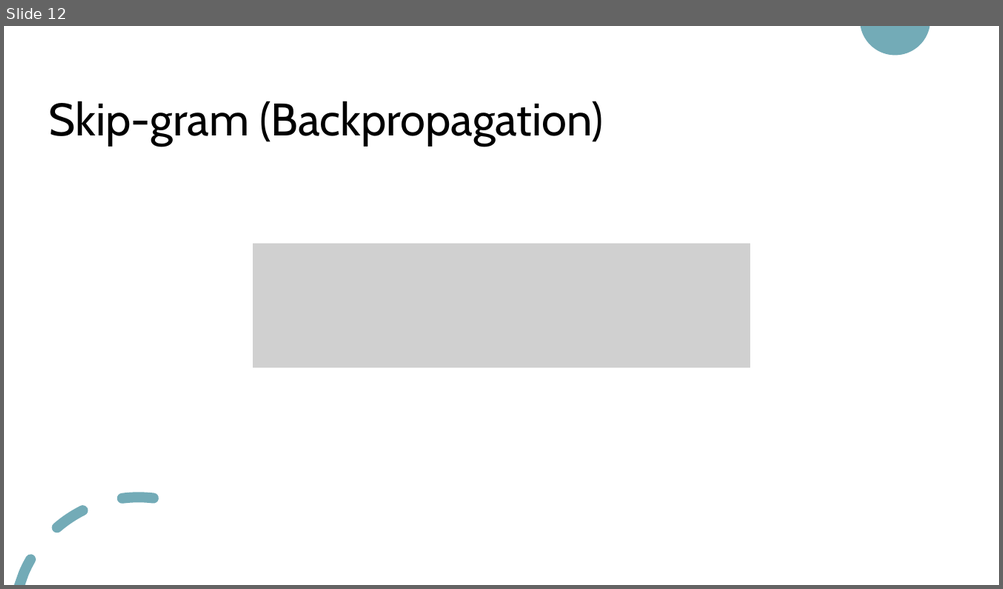
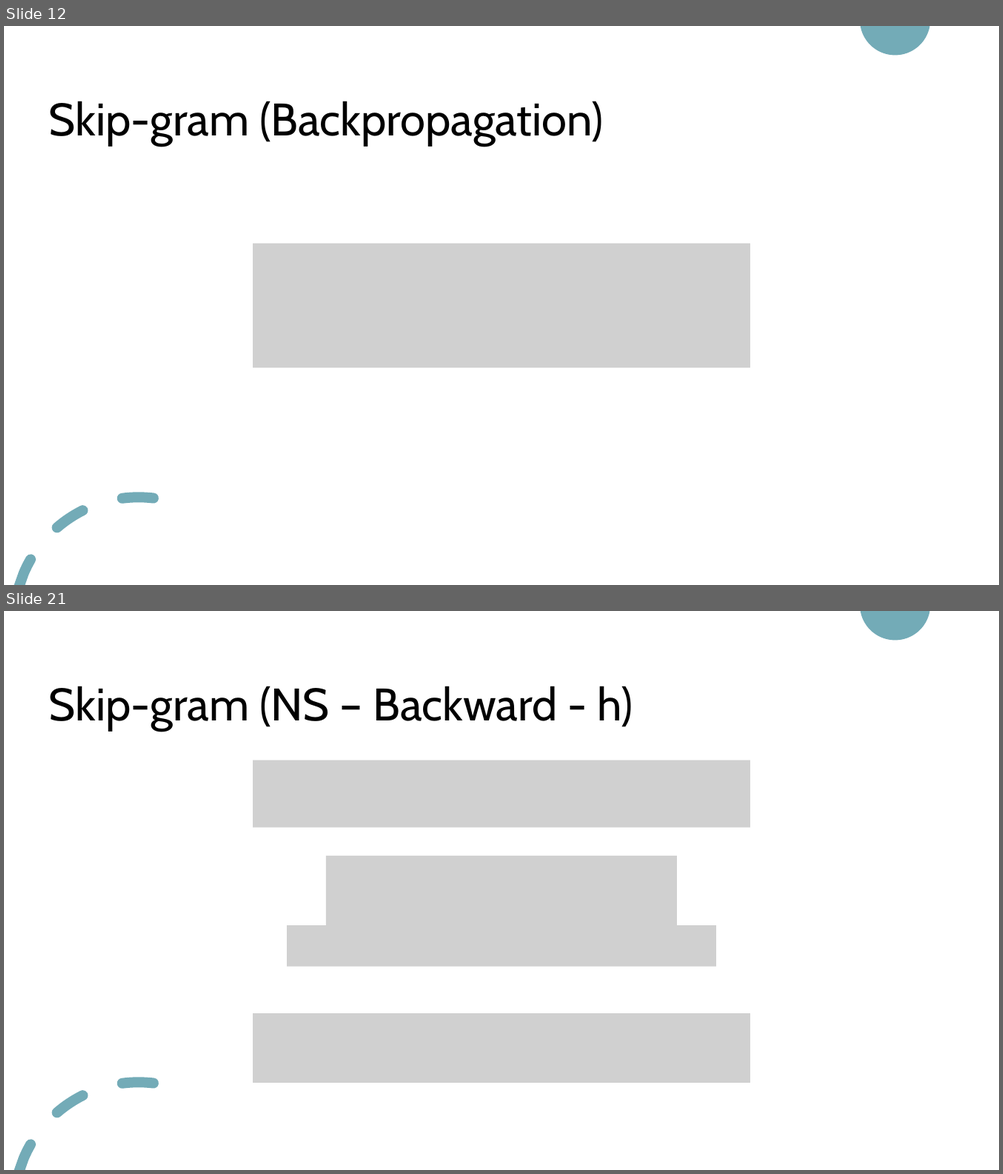
Before and after one commit to nguyenduyhanlam/NLP_Mid, a slide deck: Word representation.pptx. Shown one above the other, each under a label of ours: slide 12 before the commit, slides 12 and 21 after it; the slides between them are not shown. The pictures are 1003x589 and 1003x1174 pixels, drawn with LibreOffice and Linux fonts; fonts in the diff are those of the drawing; grey boxes stand for pictures. Boxes give left, top, right and bottom in pixels: in the first picture for what was removed or moved away, otherwise in the second. Text is boxed around its words. In the diff, an @@ line names an element or a change of style, - is before the commit and + after.

```diff
--- a/Word representation.pptx
+++ b/Word representation.pptx
@@ slide 21 added at (x1=4, y1=611, x2=999, y2=1170), background #FFFFFF; not listed: 2 template elements that a slide beside it also shows @@
@@ title added at (x1=49, y1=686, x2=632, y2=731), 44 pt, text #000000 @@
+Skip-gram (NS – Backward - h)
@@ picture added at (x1=253, y1=760, x2=750, y2=827) @@
@@ picture added at (x1=326, y1=856, x2=676, y2=925) @@
@@ picture added at (x1=287, y1=925, x2=716, y2=967) @@
@@ picture added at (x1=253, y1=1014, x2=750, y2=1083) @@
```
Also in this commit, not shown: 1 slide changed, 27 other slides added.
